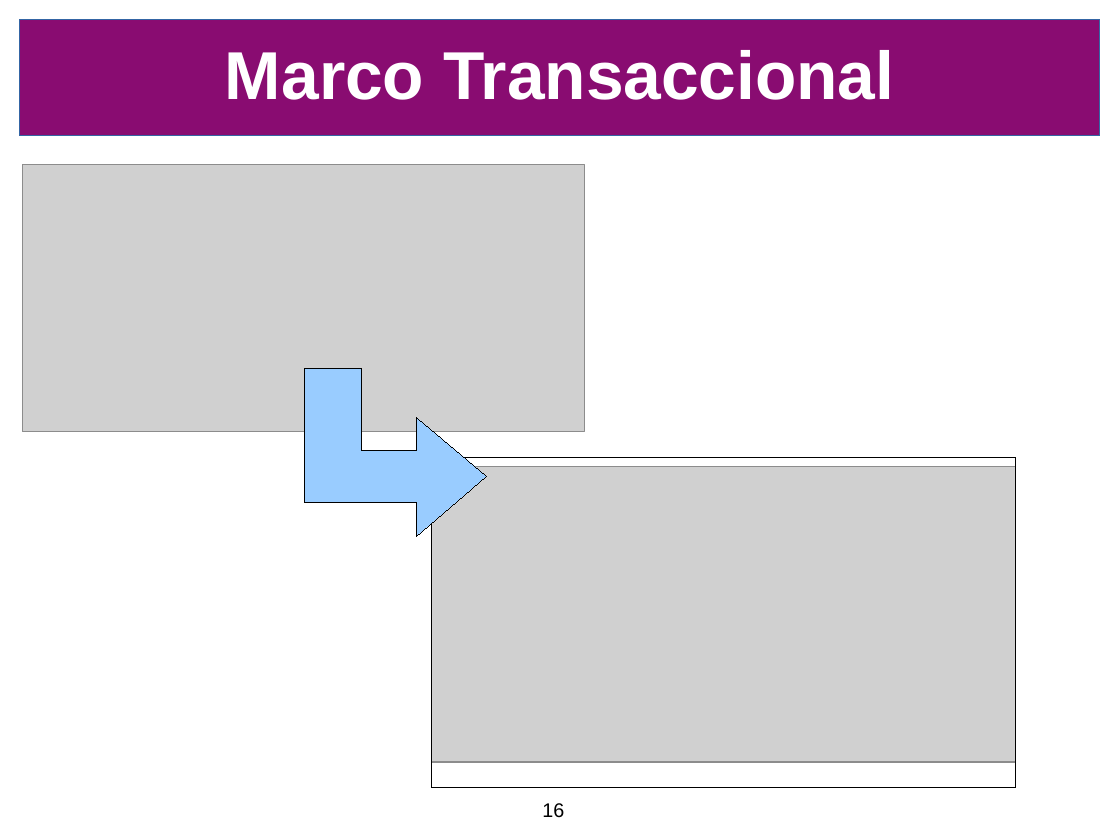
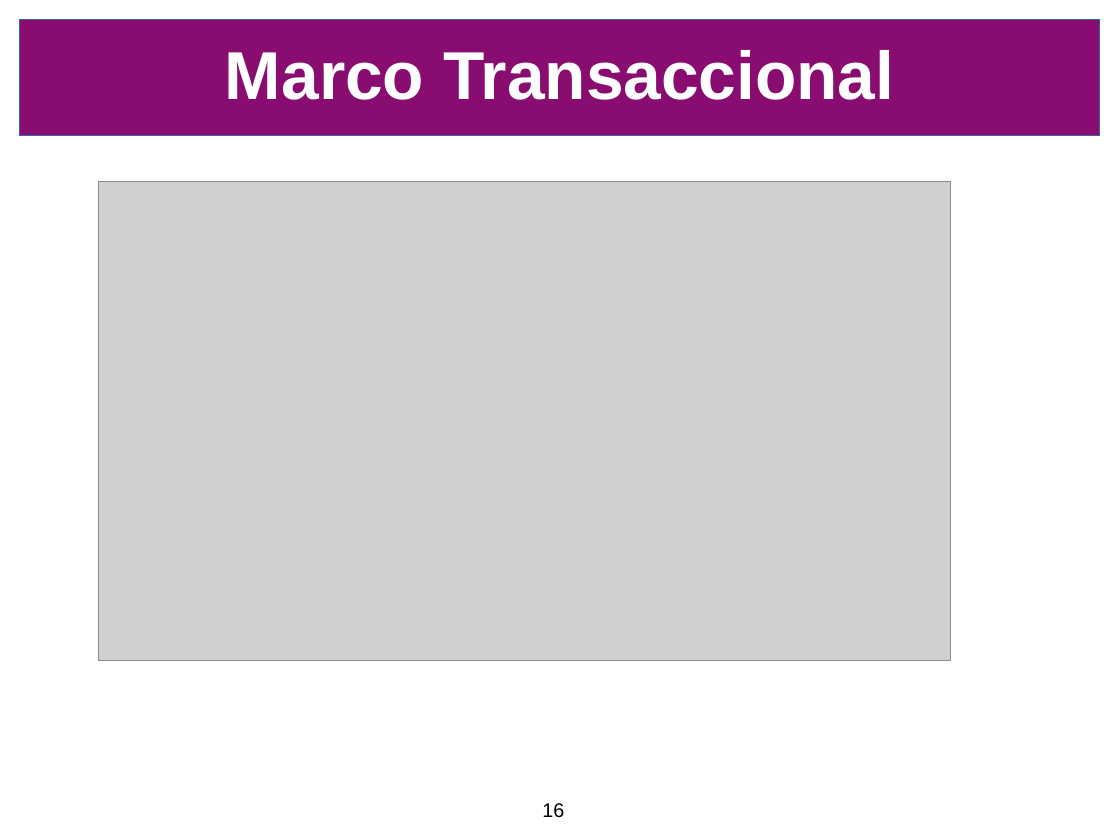
Before and after one commit to SIU-Toba/framework, a slide deck: slide 16 of doc/presentacion/CafeConf2006.odp. Drawn at 1120x840 pixels with LibreOffice and Linux fonts; fonts in the diff are those of the drawing; grey boxes stand for pictures; background and template pictures are left out. Boxes give left, top, right and bottom in pixels: in the first picture for what was removed or moved away, otherwise in the second. Text is boxed around its words. In the diff, an @@ line names an element or a change of style, - is before the commit and + after.

```diff
--- a/doc/presentacion/CafeConf2006.odp
+++ b/doc/presentacion/CafeConf2006.odp
@@ picture: place and size @@
-picture at [22, 164, 584, 432]
+picture at [99, 182, 950, 661]
@@ freeform shape removed at [305, 369, 487, 537] @@
@@ picture removed at [432, 466, 1016, 762] @@
@@ rectangle removed at [432, 457, 1016, 788] @@
```
Also in this commit, not shown: 7 other slides changed, 2 other files.
